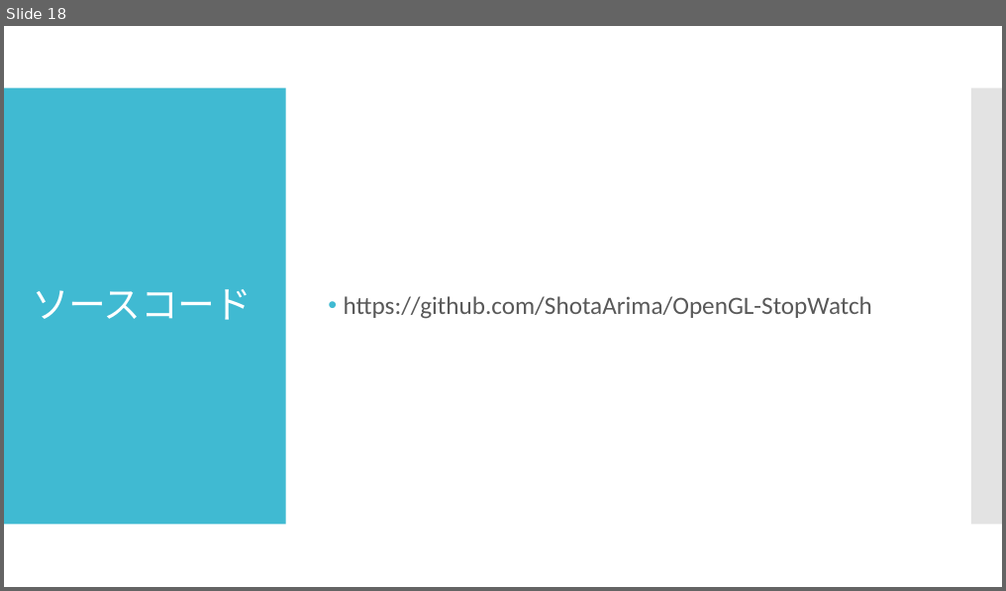
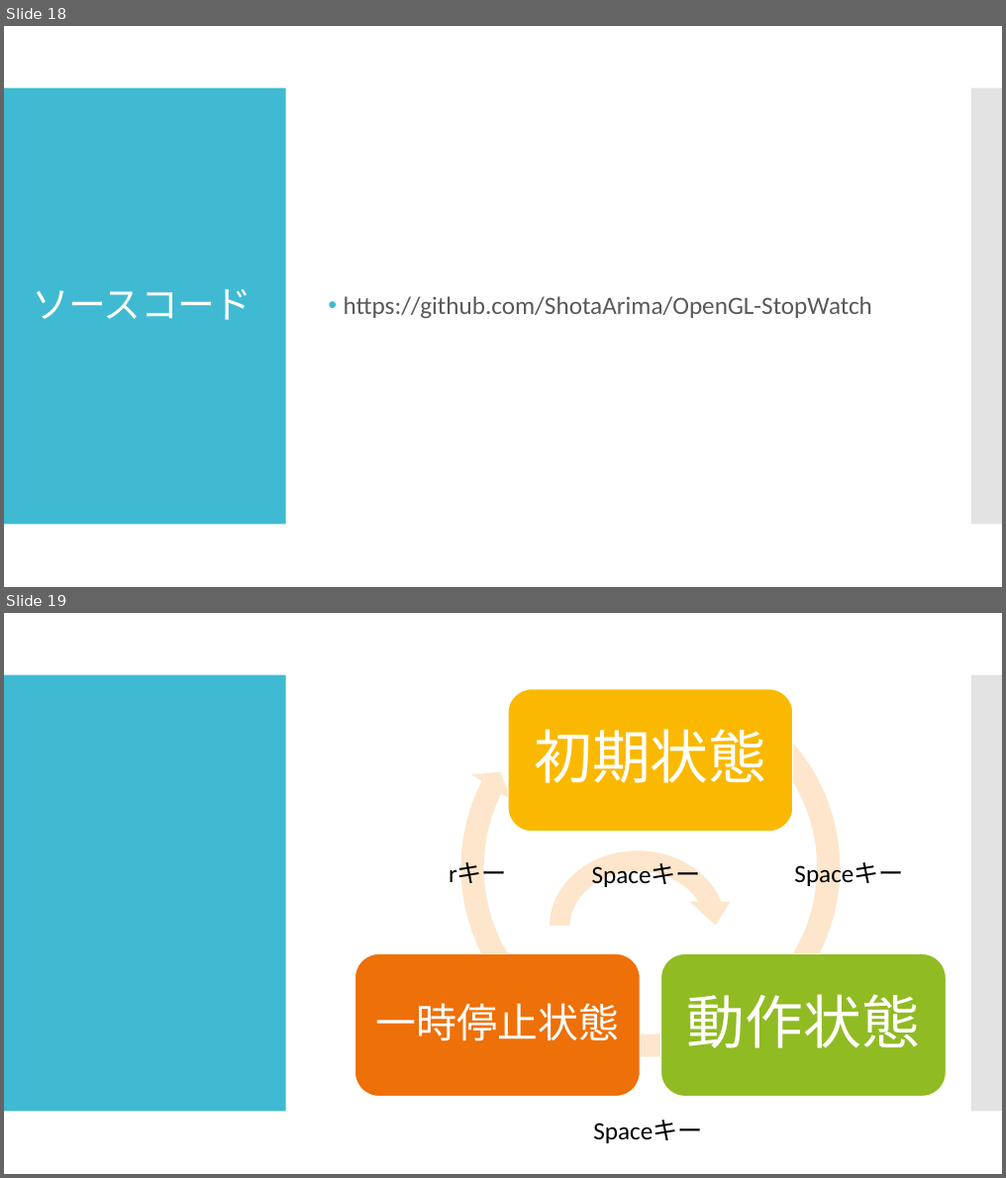
Before and after one commit to ShotaArima/OpenGL-StopWatch, a slide deck: 発表資料.pptx. Shown one above the other, each under a label of ours: slide 18 before the commit, slides 18 and 19 after it. The pictures are 1006x591 and 1006x1178 pixels, drawn with LibreOffice and Linux fonts; fonts in the diff are those of the drawing. Boxes give left, top, right and bottom in pixels: in the first picture for what was removed or moved away, otherwise in the second. Text is boxed around its words. In the diff, an @@ line names an element or a change of style, - is before the commit and + after.

```diff
--- a/発表資料.pptx
+++ b/発表資料.pptx
@@ slide 19 added at (4,613,1002,1174), background #FFFFFF; not listed: 2 template elements that a slide beside it also shows @@
@@ group added at (355,666,945,1144): 7 texts, 3 rounded rectangles, 2 circular arrows @@
+初期状態
+動作状態
+一時停止状態
+Spaceキー
+Spaceキー
+Spaceキー
+rキー
```
Also in this commit, not shown: 3 other files.
